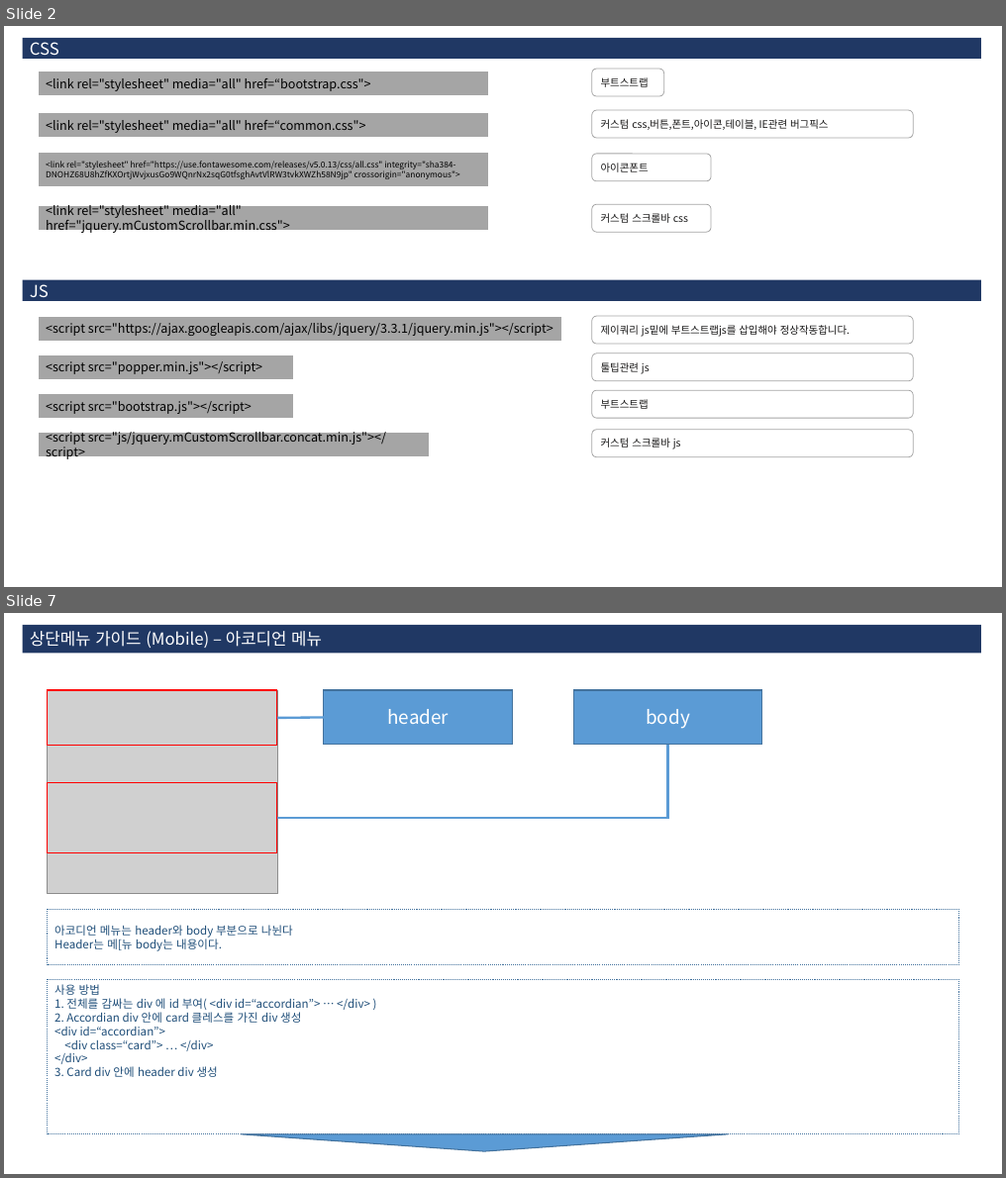
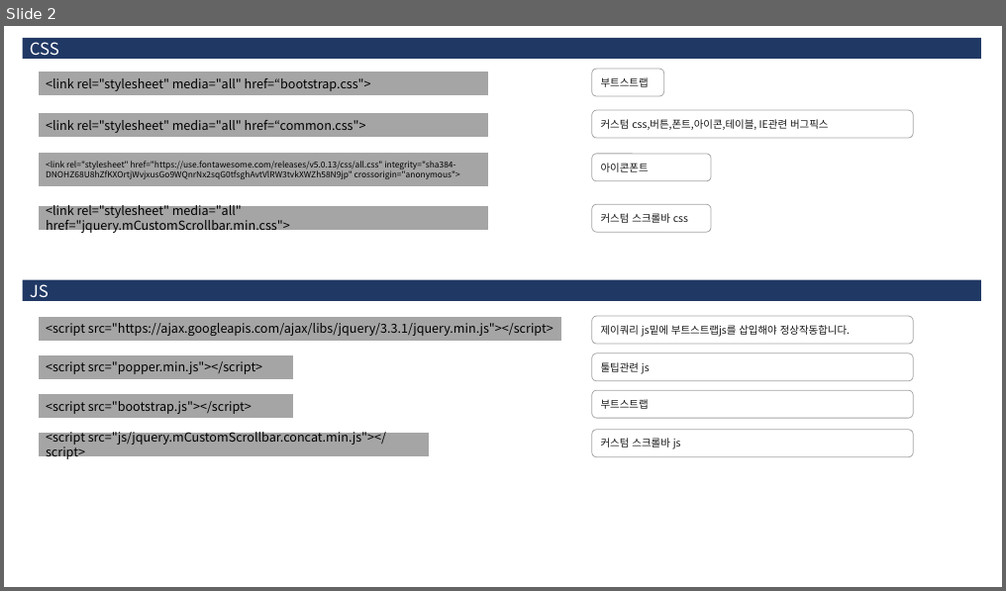
Before and after one commit to 3dwebart/html-publish, a slide deck: web/data/guide.pptx. Shown one above the other, each under a label of ours: slides 2 and 7 before the commit, slide 2 after it; the slides between them are not shown. The pictures are 1006x1178 and 1006x591 pixels, drawn with LibreOffice and Linux fonts; fonts in the diff are those of the drawing; grey boxes stand for pictures. Boxes give left, top, right and bottom in pixels: in the first picture for what was removed or moved away, otherwise in the second. Text is boxed around its words. In the diff, an @@ line names an element or a change of style, - is before the commit and + after.

```diff
--- a/web/data/guide.pptx
+++ b/web/data/guide.pptx
@@ slide 7 removed at (4,613,1002,1174), background #FFFFFF @@
@@ rectangle removed at (23,625,982,654) @@
-상단메뉴 가이드 (Mobile) – 아코디언 메뉴
@@ picture removed at (48,690,277,894) @@
@@ rectangle removed at (48,690,277,746) @@
@@ rectangle removed at (324,690,512,745) @@
-header
@@ rectangle removed at (573,690,762,745) @@
-body
@@ line removed from (277, 718) to (324, 717) @@
@@ elbow line removed from (277, 818) to (668, 745) @@
@@ rectangle removed at (48,783,277,854) @@
@@ rectangle removed at (48,909,959,965) @@
-아코디언 메뉴는 header와 body 부분으로 나뉜다
-Header는 메[뉴 body는 내용이다.
@@ rectangle removed at (48,980,959,1135) @@
-사용 방법
-1. 전체를 감싸는 div 에 id 부여( <div id=“accordian”> … </div> )
-2. Accordian div 안에 card 클레스를 가진 div 생성
-<div id=“accordian”>
-<div class=“card”> … </div>
-</div>
-3. Card div 안에 header div 생성
@@ triangle removed at (241,1135,729,1152) @@
```
Also in this commit, not shown: 5 slides changed, 26 slides added, 11 other slides removed, 14 other files.
